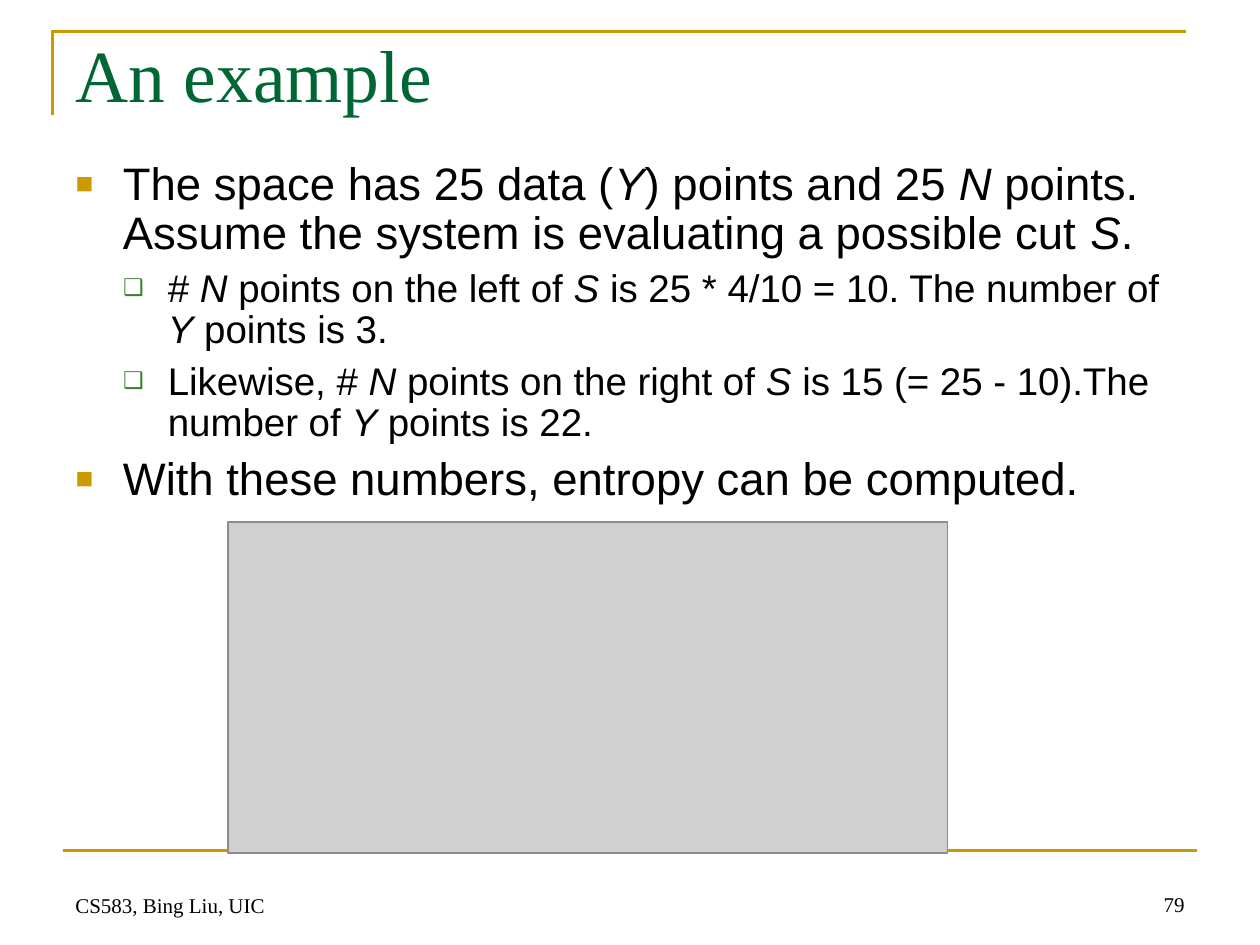
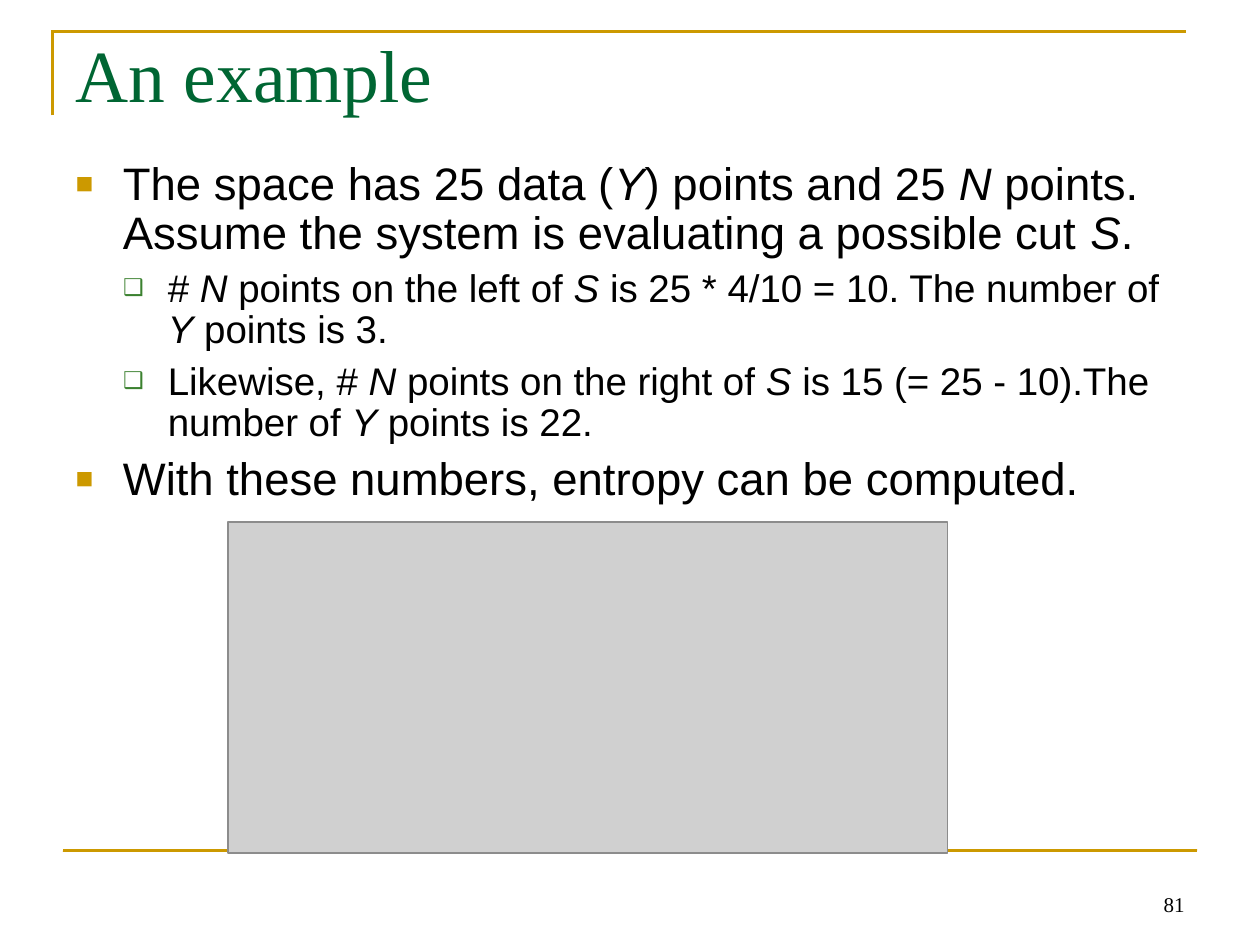
Before and after one commit to BeiyuLinCS/beiyulin.github.io, a slide deck: slide 81 of teach/spring_21/behavior_modeling/week7_unsupervised-learning (1).ppt (slide 79 before the commit). Drawn at 1260x945 pixels with LibreOffice and Linux fonts; fonts in the diff are those of the drawing; grey boxes stand for pictures. Boxes give left, top, right and bottom in pixels: in the first picture for what was removed or moved away, otherwise in the second. Text is boxed around its words. In the diff, an @@ line names an element or a change of style, - is before the commit and + after.

```diff
--- a/teach/spring_21/behavior_modeling/week7_unsupervised-learning (1).ppt
+++ b/teach/spring_21/behavior_modeling/week7_unsupervised-learning (1).ppt
@@ text removed at [75,899,264,918] @@
-CS583, Bing Liu, UIC
@@ page number at [1164,898,1185,913]: text changed @@
-79
+81
```
Also in this commit, not shown: 24 other slides changed, 2 slides added, 22 other files.
